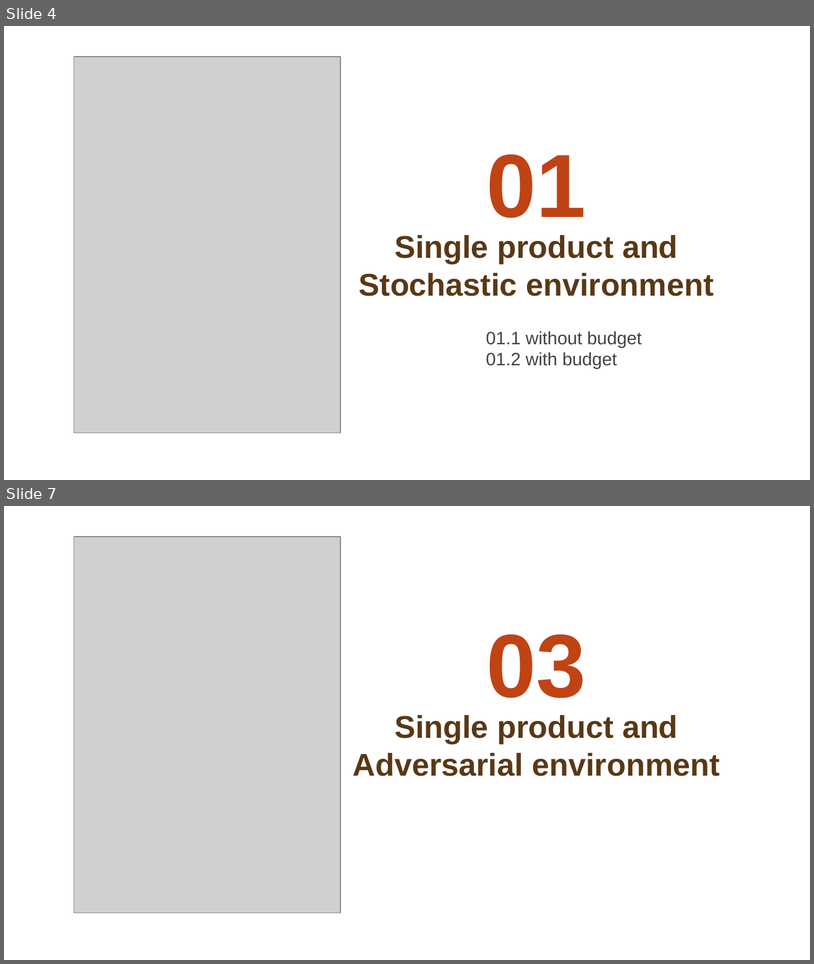
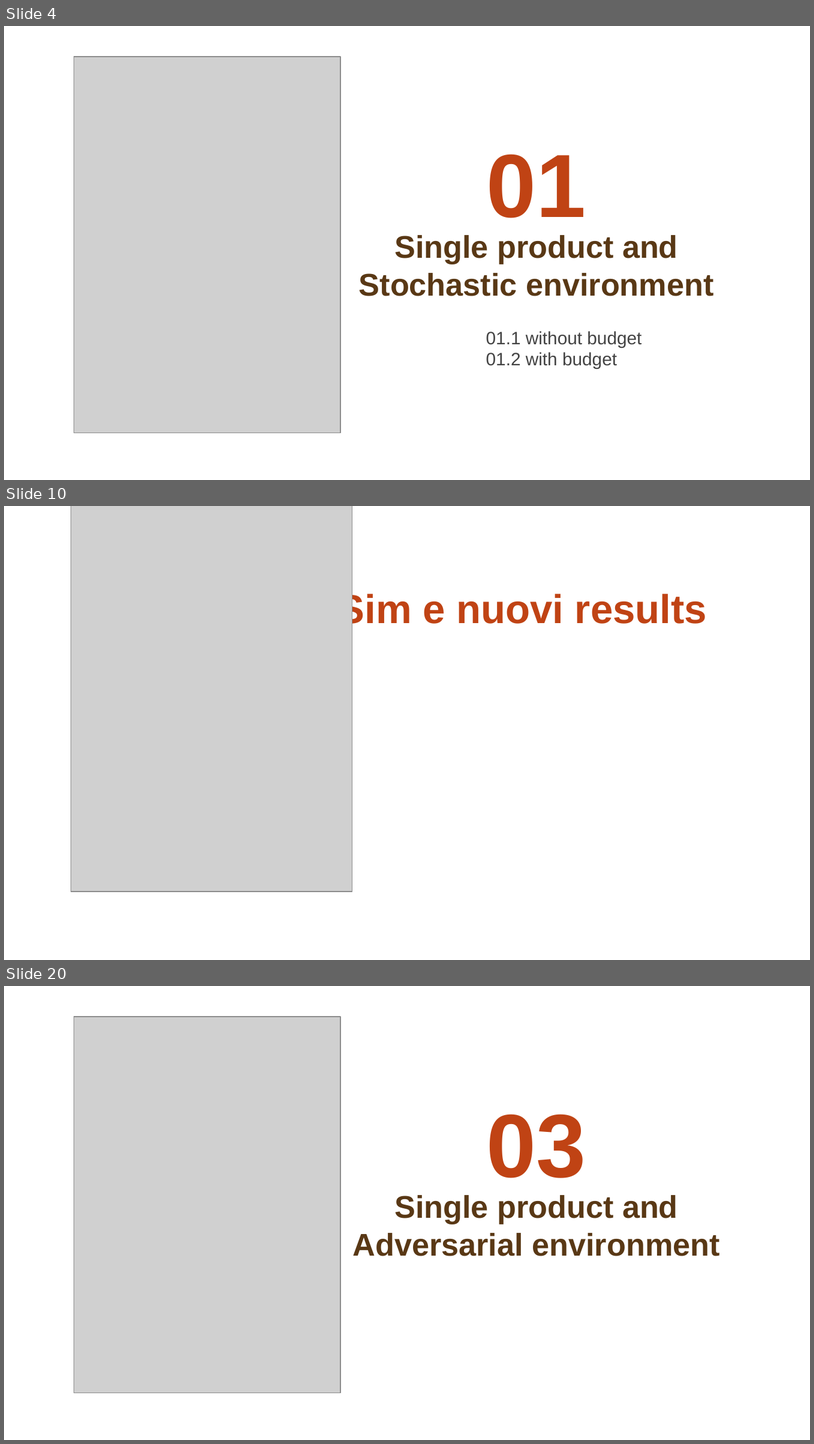
Before and after one commit to matteopasqual02/OLA-2025-project, a slide deck: presentation.pptx. Shown one above the other, each under a label of ours: slides 4 and 7 before the commit, slides 4, 10 and 20 after it; the slides between them are not shown. The pictures are 814x964 and 814x1444 pixels, drawn with LibreOffice and Linux fonts; fonts in the diff are those of the drawing; grey boxes stand for pictures; background and template pictures are left out. Boxes give left, top, right and bottom in pixels: in the first picture for what was removed or moved away, otherwise in the second. Text is boxed around its words. In the diff, an @@ line names an element or a change of style, - is before the commit and + after.

```diff
--- a/presentation.pptx
+++ b/presentation.pptx
@@ slide 10 added at (4, 506, 810, 960), background picture (left out) @@
@@ picture added at (71, 506, 353, 891) @@
@@ title added at (338, 591, 707, 631), 36 pt, text #C04314, bold @@
+Sim e nuovi results
@@ what was slide 7 is now slide 20 @@
```
Also in this commit, not shown: 1 slide changed, 30 other slides added, 1 slide removed.
